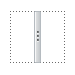
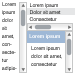
The second 75px x 75px image is a revision of the first. Changes to its layers:
added group "app style" with 8 layers above "web style" over (2, 2, 75, 73)
added layer "Layer 5 copy 3" in group "app style" over (65, 31, 73, 73)
added layer "Lorem ipsum Dolor sit amet Consectetur" in group "app style" over (29, 3, 61, 21)
added layer "Lorem ipsum" in group "app style" over (29, 34, 60, 39)
added layer "Layer 6" in group "app style" over (27, 8, 75, 43)
added layer "Lorem ipsum dolor sit amet, consectetur adipiscing elit. Maecen" (1st of 3, in "app style") in group "app style" over (31, 46, 62, 66)
added layer "Lorem ipsum dolor sit amet, consectetur adipiscing elit. Maecen" (2nd of 3, in "app style") in group "app style" over (2, 2, 17, 71)
added layer "Layer 5 copy 2" in group "app style" over (27, 23, 73, 31)
added layer "Layer 5 copy" in group "app style" over (19, 2, 27, 73)
hid group "splitpanel" (3 layers) over (10, 11, 65, 63)
